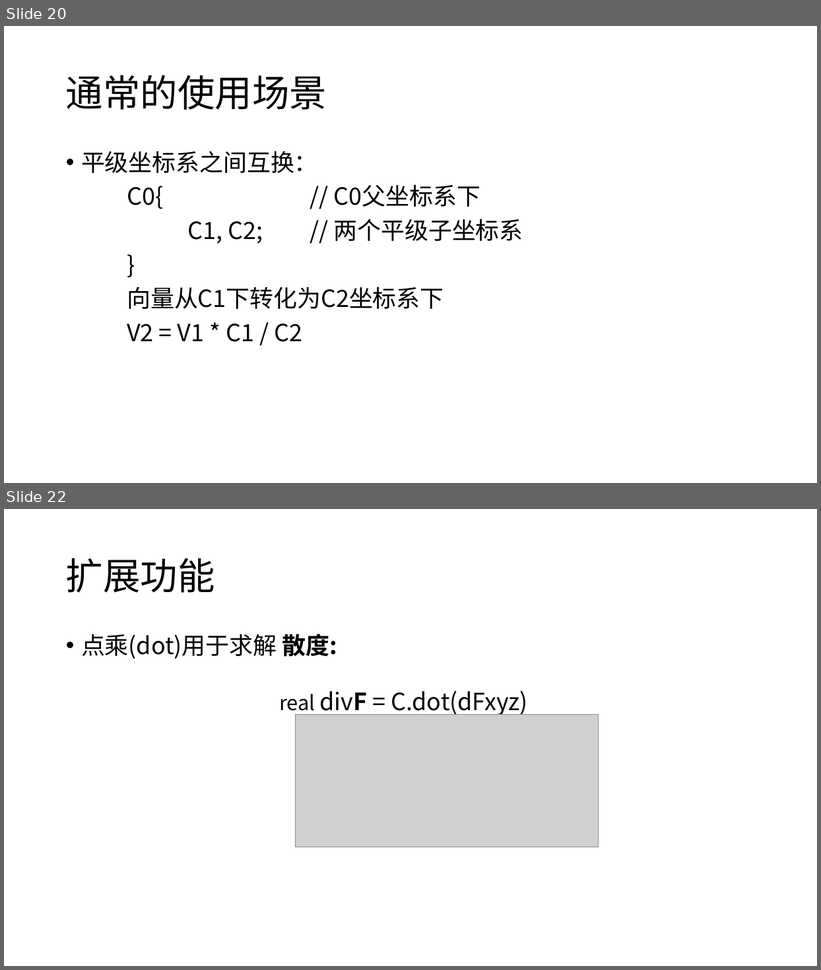
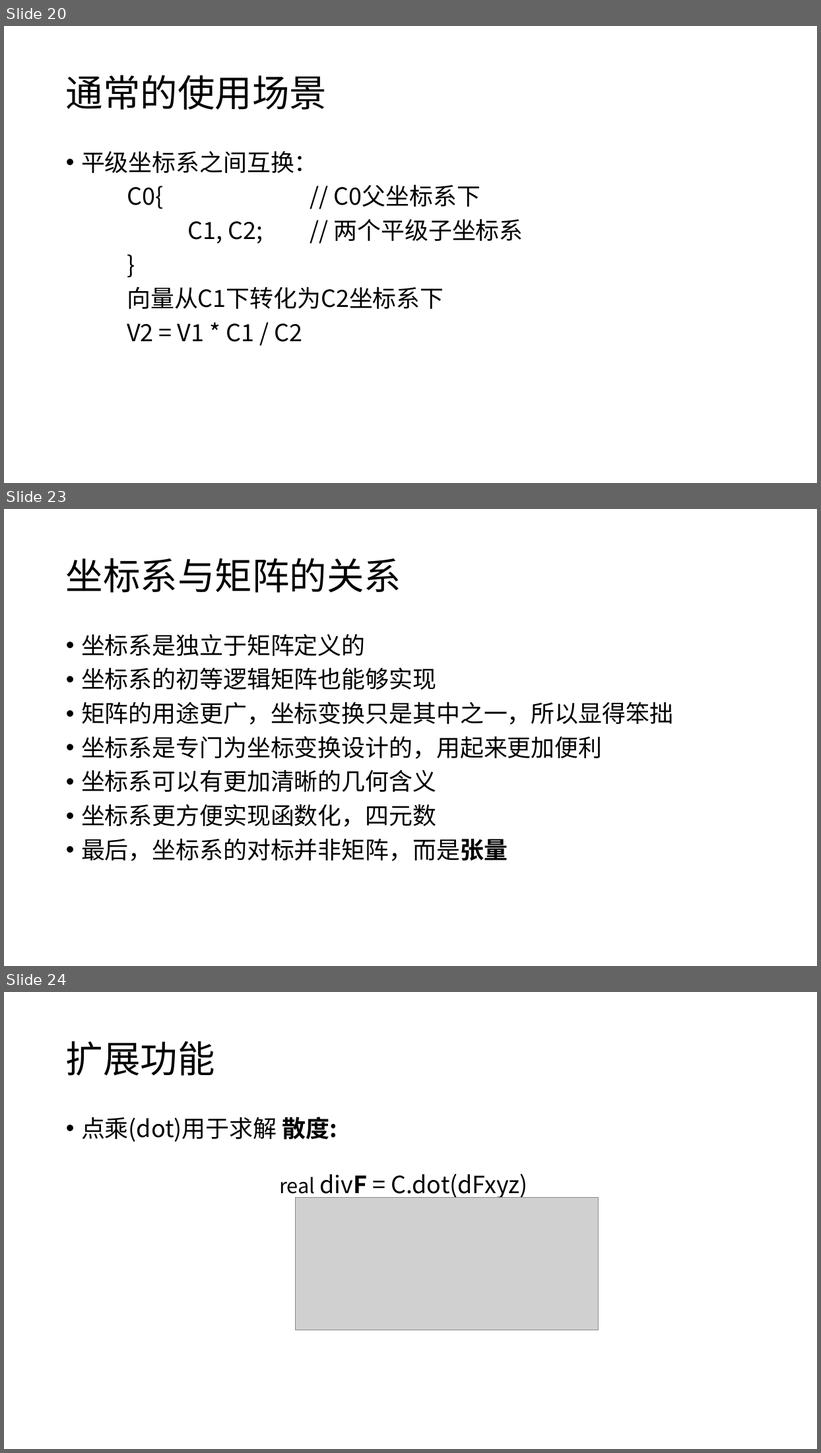
Before and after one commit to panguojun/Coordinate-System, a slide deck: 坐标系.pptx. Shown one above the other, each under a label of ours: slides 20 and 22 before the commit, slides 20, 23 and 24 after it; the slides between them are not shown. The pictures are 821x970 and 821x1453 pixels, drawn with LibreOffice and Linux fonts; fonts in the diff are those of the drawing; grey boxes stand for pictures. Boxes give left, top, right and bottom in pixels: in the first picture for what was removed or moved away, otherwise in the second. Text is boxed around its words. In the diff, an @@ line names an element or a change of style, - is before the commit and + after.

```diff
--- a/坐标系.pptx
+++ b/坐标系.pptx
@@ slide 23 added at (4, 509, 817, 966), background #FFFFFF @@
@@ title added at (66, 558, 401, 593), 44 pt, text #000000 @@
+坐标系与矩阵的关系
@@ text added at (81, 634, 673, 861), 28 pt, text #000000 @@
+• 坐标系是独立于矩阵定义的
+• 坐标系的初等逻辑矩阵也能够实现
+• 矩阵的用途更广，坐标变换只是其中之一，所以显得笨拙
+• 坐标系是专门为坐标变换设计的，用起来更加便利
+• 坐标系可以有更加清晰的几何含义
+• 坐标系更方便实现函数化，四元数
+• 最后，坐标系的对标并非矩阵，而是张量
@@ what was slide 22 is now slide 24 @@
```
Also in this commit, not shown: 12 slides changed, 1 other slide added.
